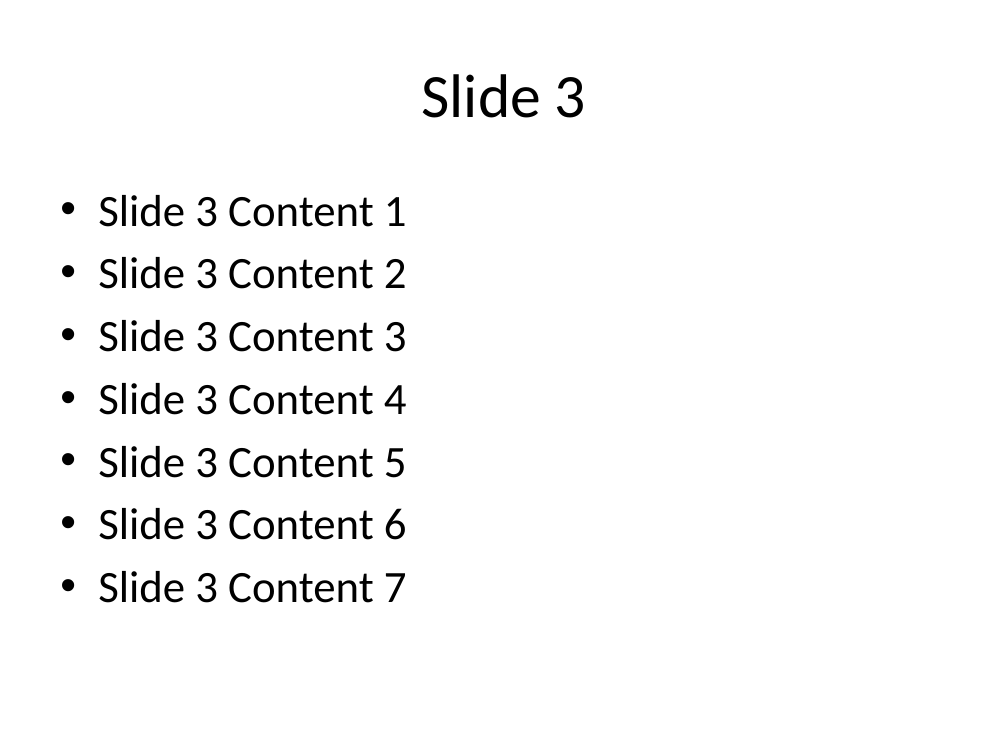
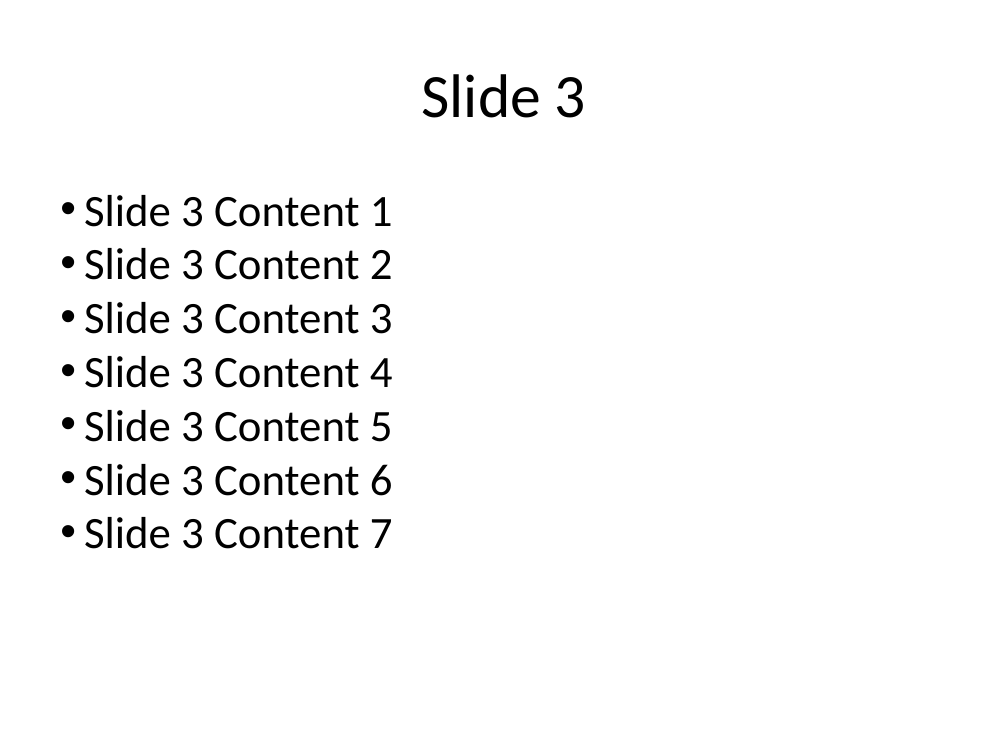
Before and after one commit to pythonicrubyist/powerpoint, a slide deck: slide 3 of sample.pptx. Drawn at 1008x756 pixels with LibreOffice and Linux fonts; fonts in the diff are those of the drawing. Boxes give left, top, right and bottom in pixels: in the first picture for what was removed or moved away, otherwise in the second. Text is boxed around its words. In the diff, an @@ line names an element or a change of style, - is before the commit and + after.

```diff
--- a/sample.pptx
+++ b/sample.pptx
@@ text "Slide 3 Content 1" at (84,195,393,549): indent changed; less space between paragraphs @@
```
Also in this commit, not shown: 2 other slides changed, 42 other files.
